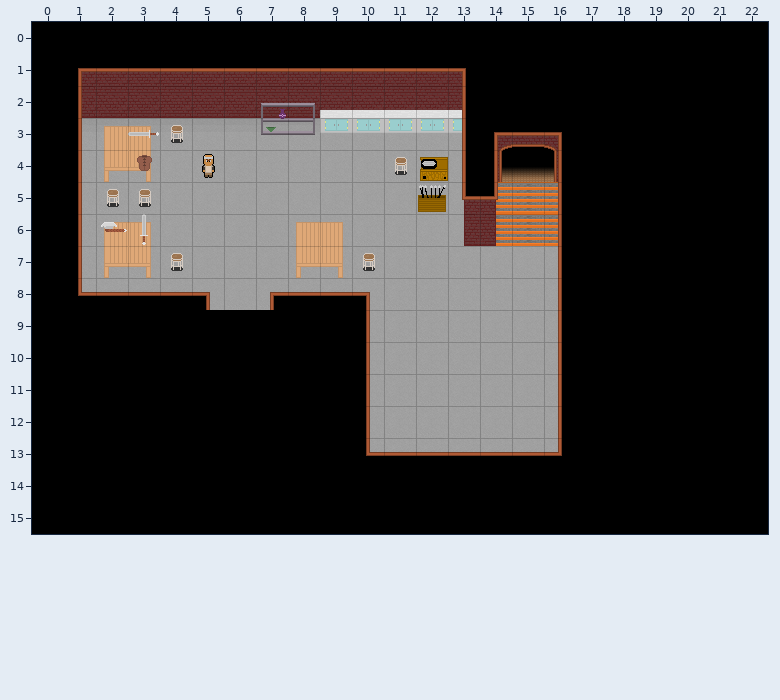
Tiled map -- Maps/HollowSprings-Forge.tmx. This is how it looked before the edit.
Cells are 32x32 px. Shown: x 0..22, y 0..15. Tiles whose own drawing changed are shown in their newer look in all pictures.
Once edited:
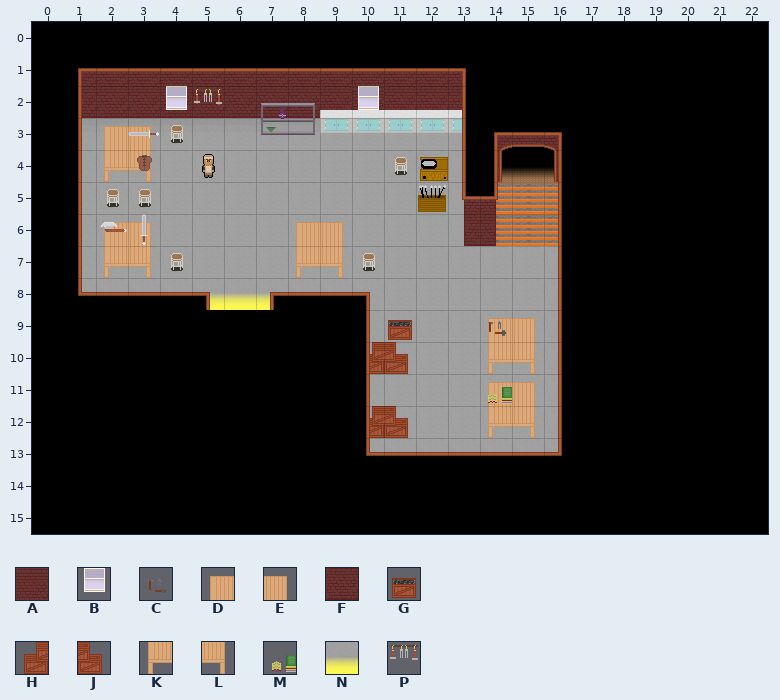
Key: from "hollowspringsinterior": A 4, B 12, C 15, D 17, E 18, F 19, G 25, H 26, J 27, K 32, L 33, M 39, N 40, P 41.
_ is an empty cell, . an unchanged one.
See-through tiles are keyed as they look on the map.
Changes in this commit:
--- layer "Ground Layer 2"
@@ x 5..7 @@
- 8 ___
+ 8 NNN
--- layer "Player Layer"
@@ x 10..10 @@
- 2 _
+ 2 A
@@ x 10..15 @@
- 9 ._..__
-10 __..__
-11 ....__
-12 __..__
+ 9 .G..DE
+10 HJ..KL
+11 ....DE
+12 HJ..KL
--- layer "Wall Layer"
@@ x 10..10 @@
- 2 F
+ 2 B
--- layer "Wall Decoration"
@@ x 4..5 @@
- 2 __
+ 2 BP
@@ x 14..14 @@
- 9 _
+ 9 C
@@ x 14..14 @@
-11 _
+11 M
Boxes around the changes in both pictures, in picture pixels (x1, y1, x2, y2):
added: (166, 86, 222, 110)
changed: (352, 86, 384, 110)
added: (210, 294, 270, 310)
added: (370, 320, 412, 374)
added: (488, 318, 535, 438)
added: (370, 406, 408, 438)
